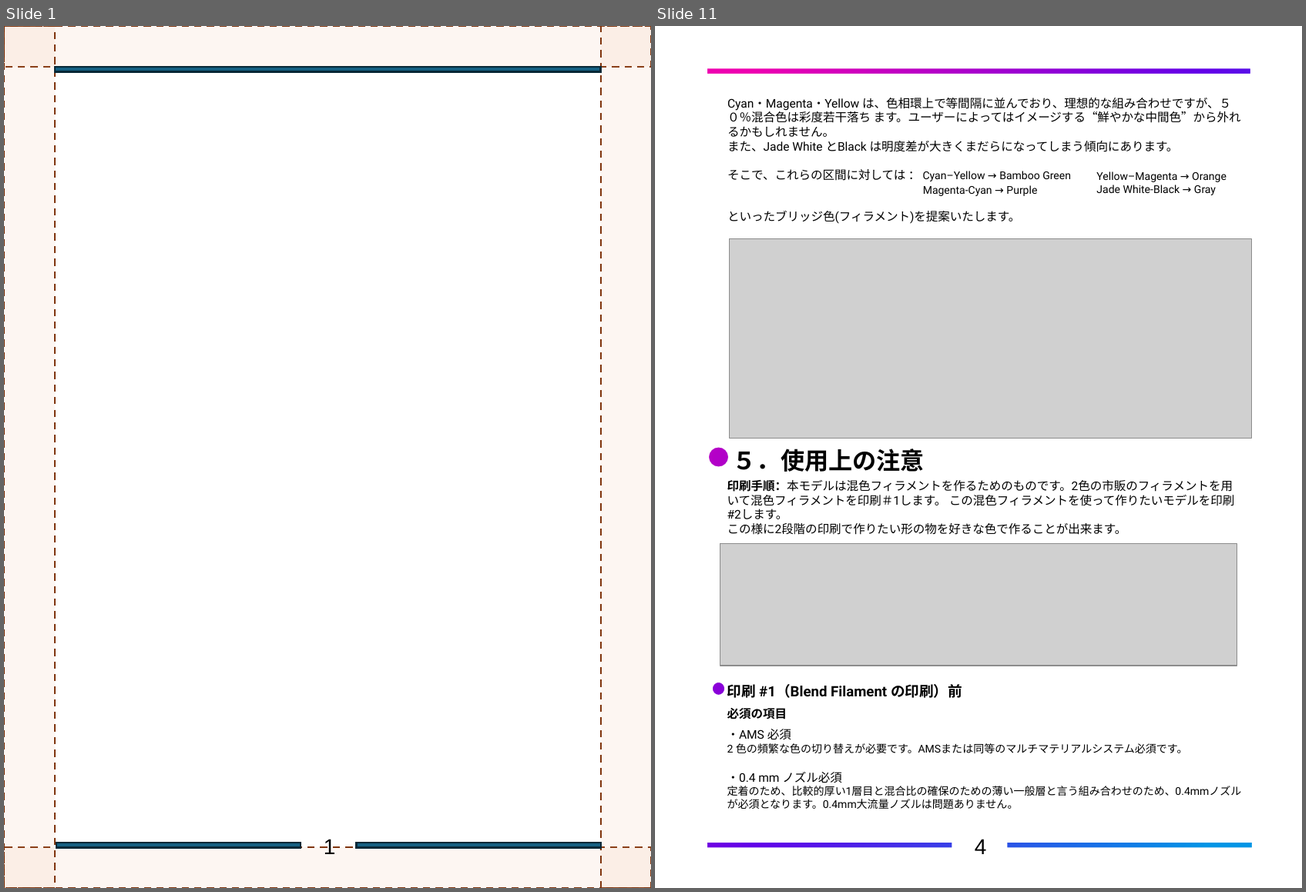
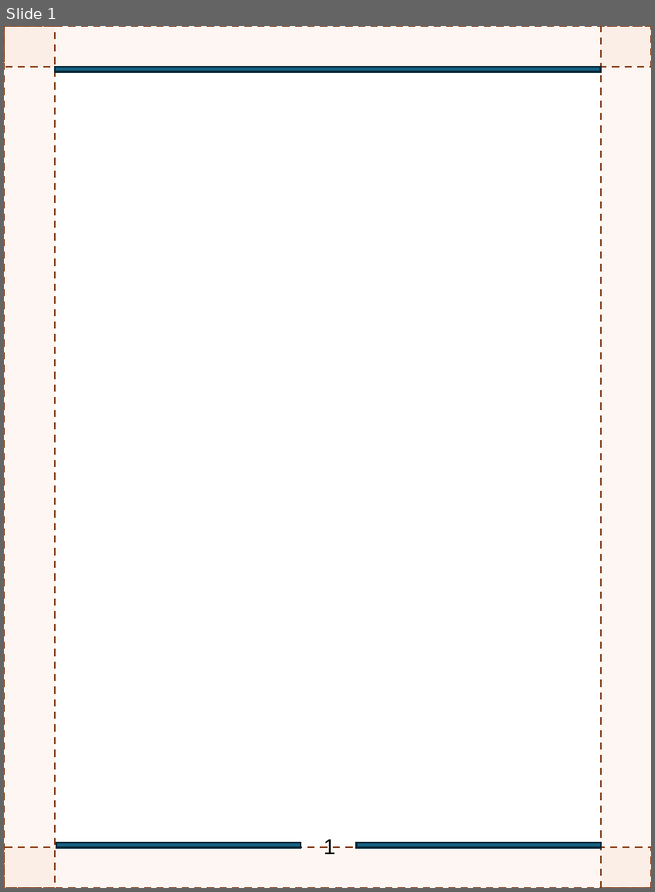
Before and after one commit to FlexChromaHQ/FlexChroma, a slide deck: Documents/Original/FlexChroma_Blend_Filament_EN.pptx. Shown side by side, each under a label of ours: slides 1 and 11 before the commit, slide 1 after it; the slides between them are not shown. The pictures are 1306x892 and 655x892 pixels, drawn with LibreOffice and Linux fonts; fonts in the diff are those of the drawing; grey boxes stand for pictures. Boxes give left, top, right and bottom in pixels: in the first picture for what was removed or moved away, otherwise in the second. Text is boxed around its words. In the diff, an @@ line names an element or a change of style, - is before the commit and + after.

Commit message:
Update Blend fialment guide En

```diff
--- a/Documents/Original/FlexChroma_Blend_Filament_EN.pptx
+++ b/Documents/Original/FlexChroma_Blend_Filament_EN.pptx
@@ slide 11 removed at (x1=655, y1=26, x2=1302, y2=888), background #FFFFFF @@
@@ freeform shape removed at (x1=657, y1=27, x2=1302, y2=888) @@
@@ rectangle removed at (x1=660, y1=31, x2=1301, y2=884) @@
@@ text removed at (x1=727, y1=98, x2=1241, y2=224) @@
-Cyan・Magenta・Yellow は、色相環上で等間隔に並んでおり、理想的な組み合わせですが、５０％混合色は彩度若干落ち ます。ユーザーによってはイメージする“鮮やかな中間色”から外れるかもしれません。
-また、Jade White とBlack は明度差が大きくまだらになってしまう傾向にあります。
-そこで、これらの区間に対しては ： Cyan–Yellow → Bamboo Green
-Magenta-Cyan → Purple
-といったブリッジ色(フィラメント)を提案いたします。
@@ text removed at (x1=1096, y1=172, x2=1226, y2=195) @@
-Yellow–Magenta → Orange
-Jade White-Black → Gray
@@ picture removed at (x1=729, y1=239, x2=1252, y2=438) @@
@@ text removed at (x1=733, y1=449, x2=925, y2=472) @@
-５．使用上の注意
@@ text removed at (x1=727, y1=480, x2=1235, y2=535) @@
-印刷手順：本モデルは混色フィラメントを作るためのものです。2色の市販のフィラメントを用いて混色フィラメントを印刷＃1します。 この混色フィラメントを使って作りたいモデルを印刷#2します。
-この様に2段階の印刷で作りたい形の物を好きな色で作ることが出来ます。
@@ picture removed at (x1=720, y1=543, x2=1236, y2=666) @@
@@ text removed at (x1=727, y1=684, x2=1242, y2=809) @@
-印刷 #1（Blend Filament の印刷）前
-必須の項目
-・AMS 必須
-2 色の頻繁な色の切り替えが必要です。AMSまたは同等のマルチマテリアルシステム必須です。
-・0.4 mm ノズル必須
-定着のため、比較的厚い1層目と混合比の確保のための薄い一般層と言う組み合わせのため、0.4mmノズルが必須となります。0.4mm大流量ノズルは問題ありません。
@@ text removed at (x1=975, y1=839, x2=987, y2=855) @@
-4
```
Also in this commit, not shown: 5 slides changed, 7 slides added, 6 other slides removed, 3 other files.
